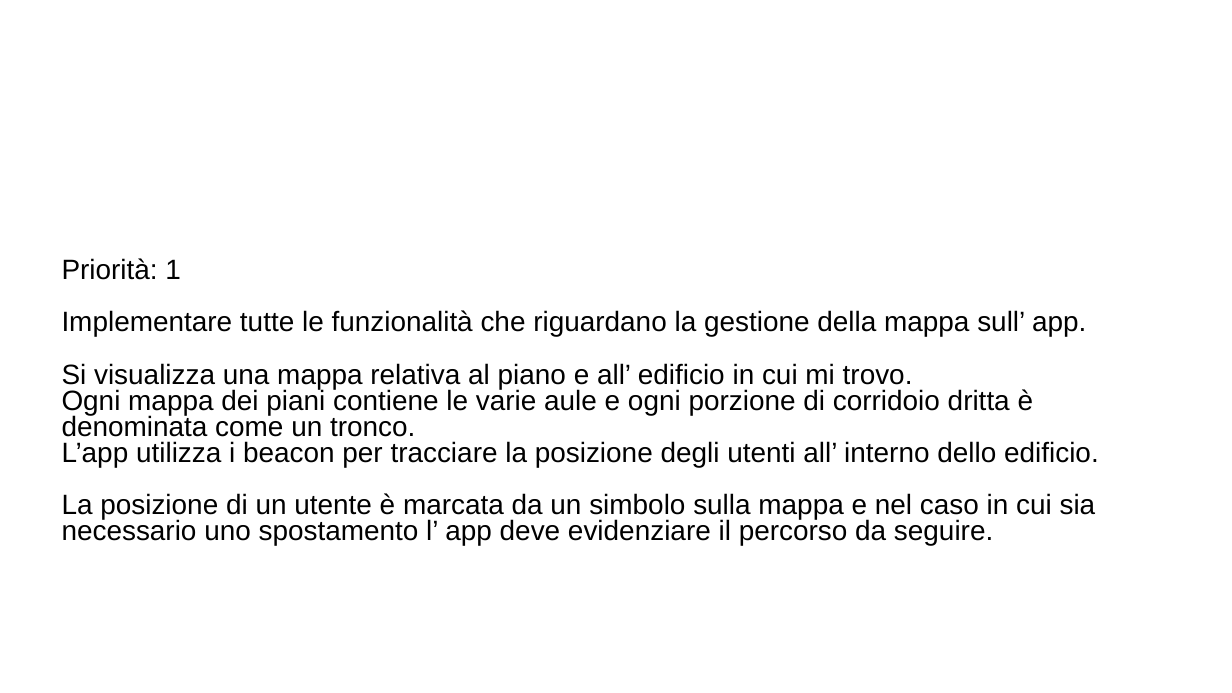
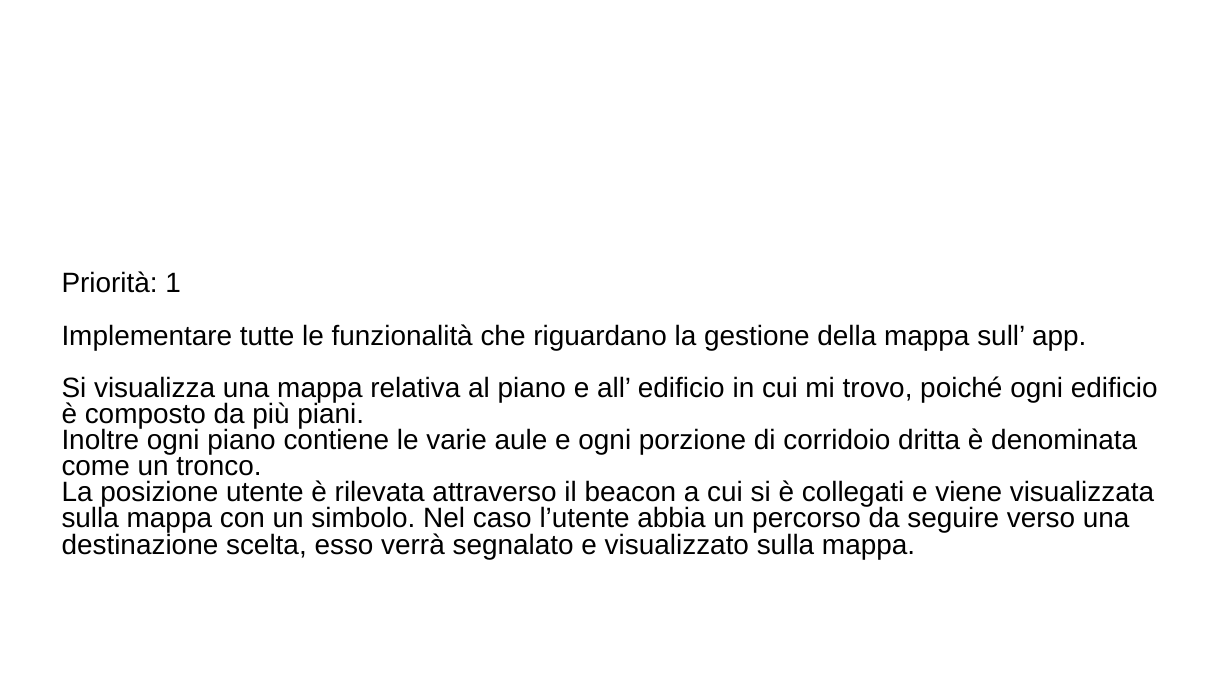
Before and after one commit to ecorradini/ProgettoIDS, a slide deck: slide 2 of AnalisiRequisiti/User Stories/UserStoriesNuova.ppt. Drawn at 1232x693 pixels with LibreOffice and Linux fonts; fonts in the diff are those of the drawing; background and template pictures are left out. Boxes give left, top, right and bottom in pixels: in the first picture for what was removed or moved away, otherwise in the second. Text is boxed around its words. In the diff, an @@ line names an element or a change of style, - is before the commit and + after.

```diff
--- a/AnalisiRequisiti/User Stories/UserStoriesNuova.ppt
+++ b/AnalisiRequisiti/User Stories/UserStoriesNuova.ppt
@@ text at (62,376,1158,559): text changed @@
-Si visualizza una mappa relativa al piano e all’ edificio in cui mi trovo.
-Ogni mappa dei piani contiene le varie aule e ogni porzione di corridoio dritta è denominata come un tronco.
-L’app utilizza i beacon per tracciare la posizione degli utenti all’ interno dello edificio.
-La posizione di un utente è marcata da un simbolo sulla mappa e nel caso in cui sia necessario uno spostamento l’ app deve evidenziare il percorso da seguire.
+Si visualizza una mappa relativa al piano e all’ edificio in cui mi trovo, poiché ogni edificio è composto da più piani.
+Inoltre ogni piano contiene le varie aule e ogni porzione di corridoio dritta è denominata come un tronco.
+La posizione utente è rilevata attraverso il beacon a cui si è collegati e viene visualizzata sulla mappa con un simbolo. Nel caso l’utente abbia un percorso da seguire verso una destinazione scelta, esso verrà segnalato e visualizzato sulla mappa.
```
Also in this commit, not shown: 1 other file.
